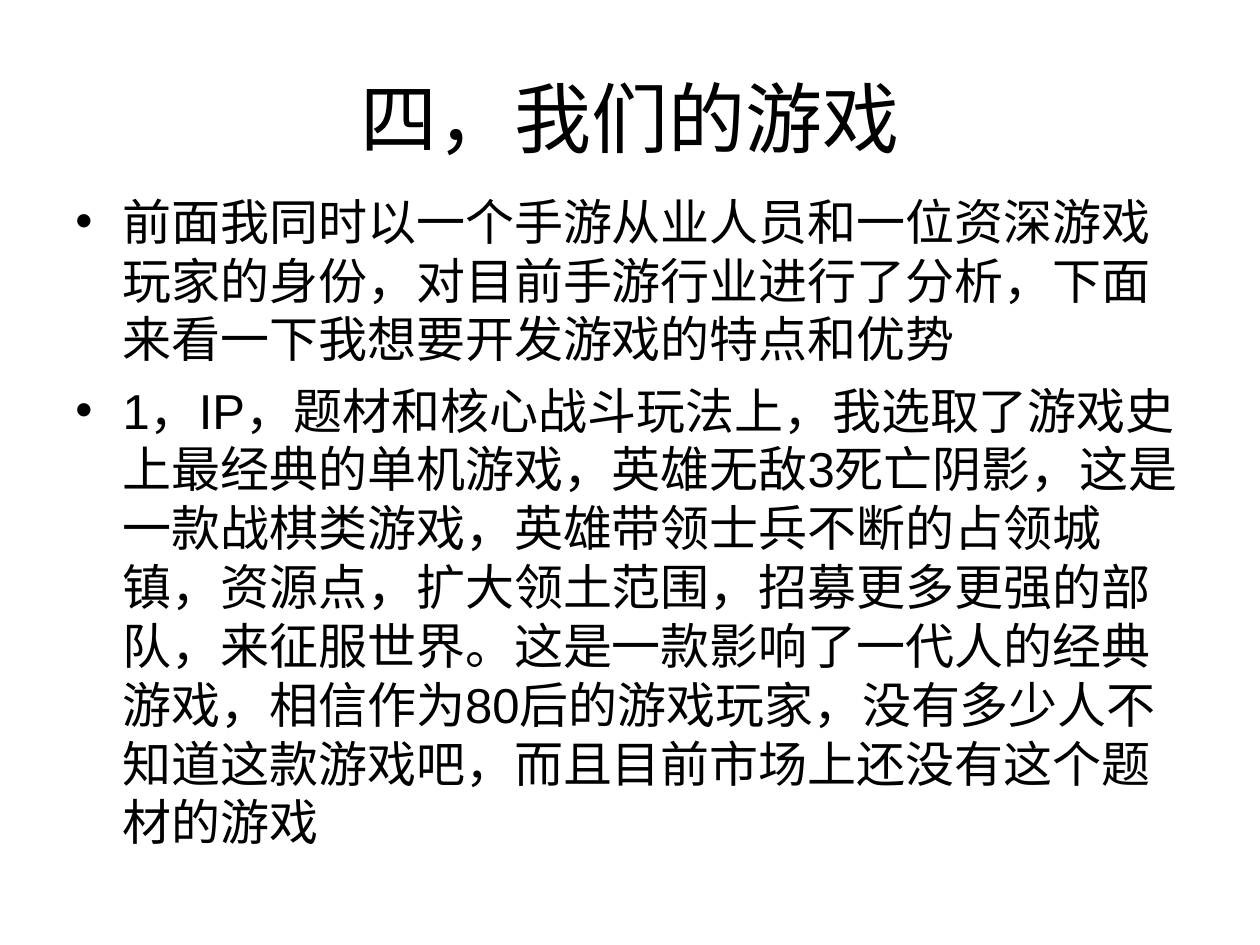
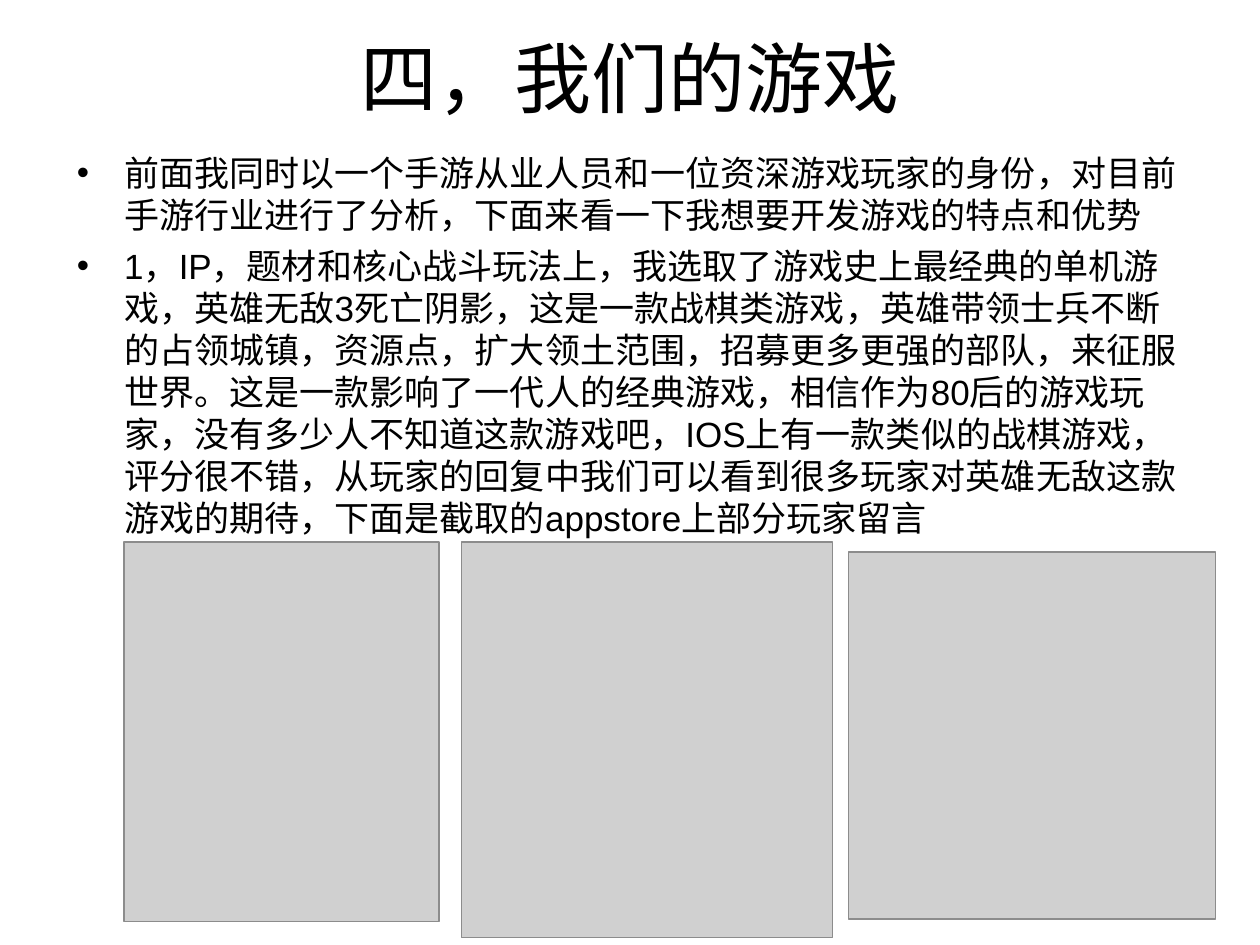
Before and after one commit to caihan1984/demov1, a slide deck: slide 8 of Assets/document/y3商业计划书.ppt. Drawn at 1260x945 pixels with LibreOffice and Linux fonts; fonts in the diff are those of the drawing; grey boxes stand for pictures. Boxes give left, top, right and bottom in pixels: in the first picture for what was removed or moved away, otherwise in the second. Text is boxed around its words. In the diff, an @@ line names an element or a change of style, - is before the commit and + after.

```diff
--- a/Assets/document/y3商业计划书.ppt
+++ b/Assets/document/y3商业计划书.ppt
@@ title "四，我们的游戏": place and size @@
-title "四，我们的游戏" at [360,82,899,155]
+title "四，我们的游戏" at [360,42,899,115]
@@ text "前面我同时以一个手游从业人员和一位资深游戏玩家的身份，对目前手游行业进行了分析，下面来看一下我想要开发游戏的特点和优势": place and size @@
-text "前面我同时以一个手游从业人员和一位资深游戏玩家的身份，对目前手游行业进行了分析，下面来看一下我想要开发游戏的特点和优势" at [123,198,1178,844]
+text "前面我同时以一个手游从业人员和一位资深游戏玩家的身份，对目前手游行业进行了分析，下面来看一下我想要开发游戏的特点和优势" at [124,156,1176,539]
@@ text at [124,156,1176,232]: size 28 to 20 pt in "前面我同时以一个手游从业人员和一位资深游戏玩家的身份，对目前手游行业进行了分析，下面来看一下我想要开发游戏的特点和优势"; less space between paragraphs @@
@@ text at [124,251,1176,539]: text changed; size 28 to 20 pt @@
-• 1，IP，题材和核心战斗玩法上，我选取了游戏史上最经典的单机游戏，英雄无敌3死亡阴影，这是一款战棋类游戏，英雄带领士兵不断的占领城镇，资源点，扩大领土范围，招募更多更强的部队，来征服世界。这是一款影响了一代人的经典游戏，相信作为80后的游戏玩家，没有多少人不知道这款游戏吧，而且目前市场上还没有这个题材的游戏
+• 1，IP，题材和核心战斗玩法上，我选取了游戏史上最经典的单机游戏，英雄无敌3死亡阴影，这是一款战棋类游戏，英雄带领士兵不断的占领城镇，资源点，扩大领土范围，招募更多更强的部队，来征服世界。这是一款影响了一代人的经典游戏，相信作为80后的游戏玩家，没有多少人不知道这款游戏吧，IOS上有一款类似的战棋游戏，评分很不错，从玩家的回复中我们可以看到很多玩家对英雄无敌这款游戏的期待，下面是截取的appstore上部分玩家留言
@@ picture added at [123,542,438,921] @@
@@ picture added at [461,542,832,937] @@
@@ picture added at [848,552,1216,919] @@
```
Also in this commit, not shown: 8 other slides changed, 3 slides added.
